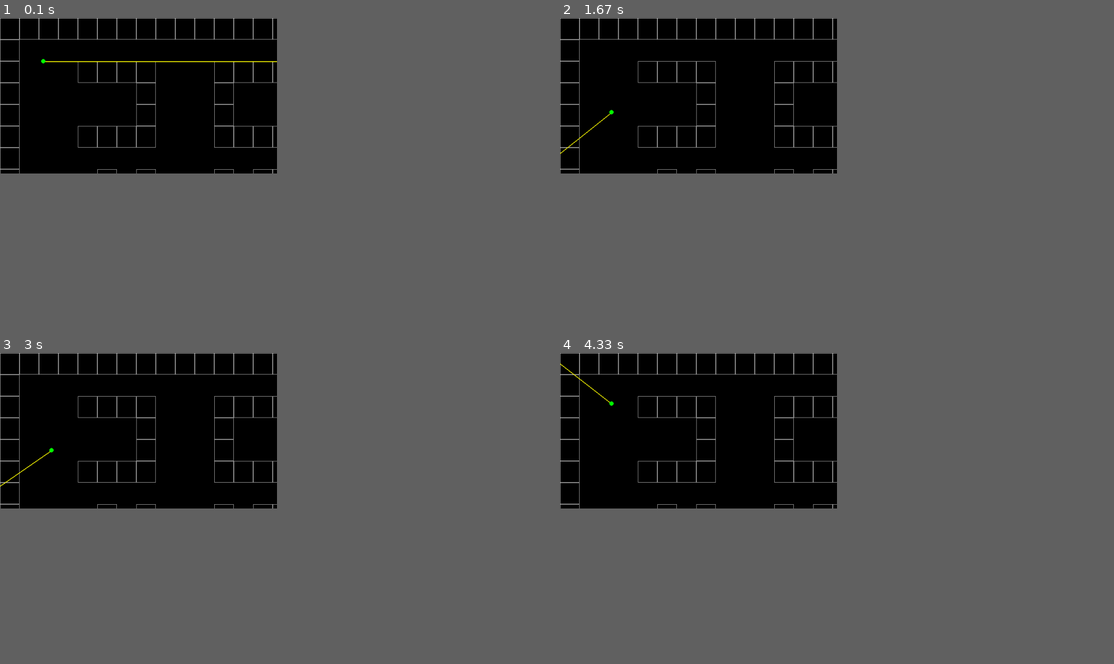
Above: before the commit, frames 1-4 (two rows, left to right).
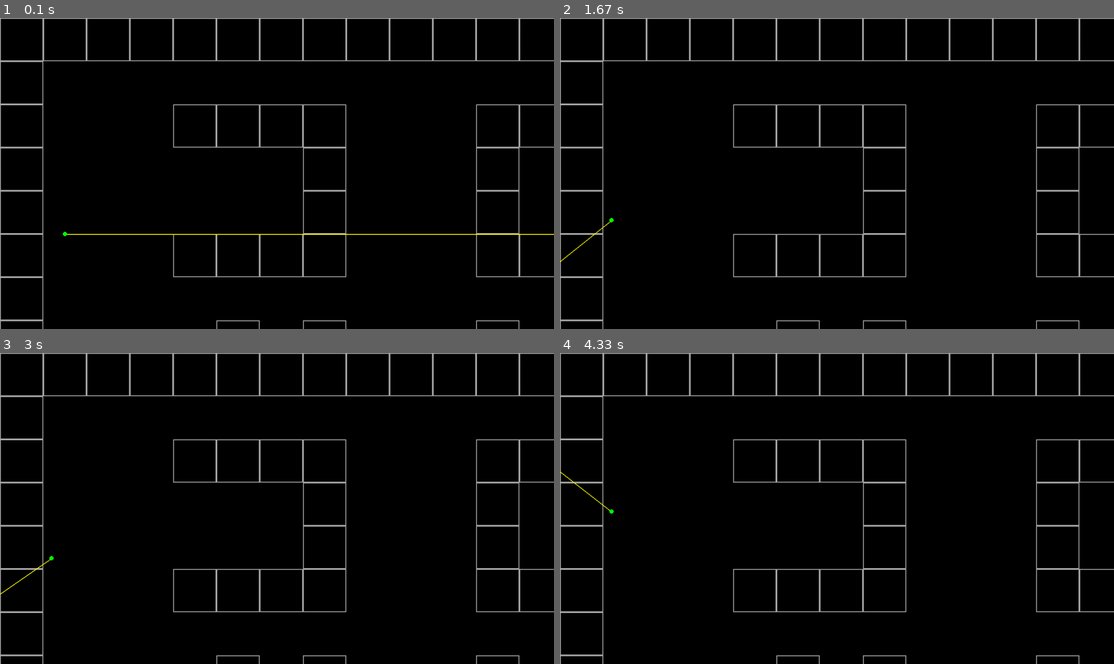
Above: after the commit, the same moments.

Repository: siddcyber/pygameDOOM
Game: pygame game, started from main.py
The game is run twice, just before and just after one commit, with the same random seed, the same clock (stepped at 60 frames per second) and the same inputs.
Inputs:
- Up to frame 1 (0.1 s): no input
- Up to frame 2 (1.67 s): hold Right 0.33-0.8 s; hold Right 0.83-1.3 s; hold D 0.83-1.3 s; hold Left from 1.33 s (still down); hold A from 1.33 s (still down)
- Up to frame 3 (3 s): release Left at 1.87 s; release A at 1.87 s; hold Left 1.9-2.3 s; hold A 1.9-2.3 s; hold Right 2.33-2.97 s; hold D 2.33-2.97 s
- Up to frame 4 (4.33 s): hold Left 3-3.47 s; hold A 3-3.47 s; hold Right 3.5-3.97 s; hold D 3.5-3.97 s; hold Right from 4 s (still down); hold D from 4 s (still down)
In our replay, the window is 450x253 before the commit and 900x506 after it. These sizes can differ from the game's own. Grey fills any space a smaller window leaves; there, only what the larger window draws over its background counts as a difference.

The runs differ from the first frame. In frame 1, 5.3% of the frame differs, in the area x 0-100%, y 0-100%; in frame 2, 5.1%; in frame 3, 5.1%; in frame 4, 5.1%.

Commit message:
Bug: wall collision not working, passed through, known wall checking bug fixed: changed map rectangle position/size to accomodate the mainmap

Diff:
--- a/Map.py
+++ b/Map.py
@@ -29,4 +29,4 @@
     def draw(self):
         for pos in self.world_map:
             # length, width
-            game.draw.rect(self.game.screen, 'darkgray', (pos[0] * 45, pos[1] * 50, 45, 50), 1)
+            game.draw.rect(self.game.screen, 'darkgray', (pos[0] * 100, pos[1] * 100, 100, 100), 2)
--- a/settings.py
+++ b/settings.py
@@ -6,10 +6,11 @@
 height = int(GetSystemMetrics(1))
 halfWidth = width // 2
 halfHeight = height // 2
-resolution = halfWidth, halfHeight
+resolution = width, height
+# resolution = halfWidth, halfHeight
 FPS = 60
 
-playerPosition = 1, 1  # mini_map
+playerPosition = 1.5, 5  # mini_map
 playerAngle = 0
 playerSpeed = 0.004
 # playerSpeed = 0.004
